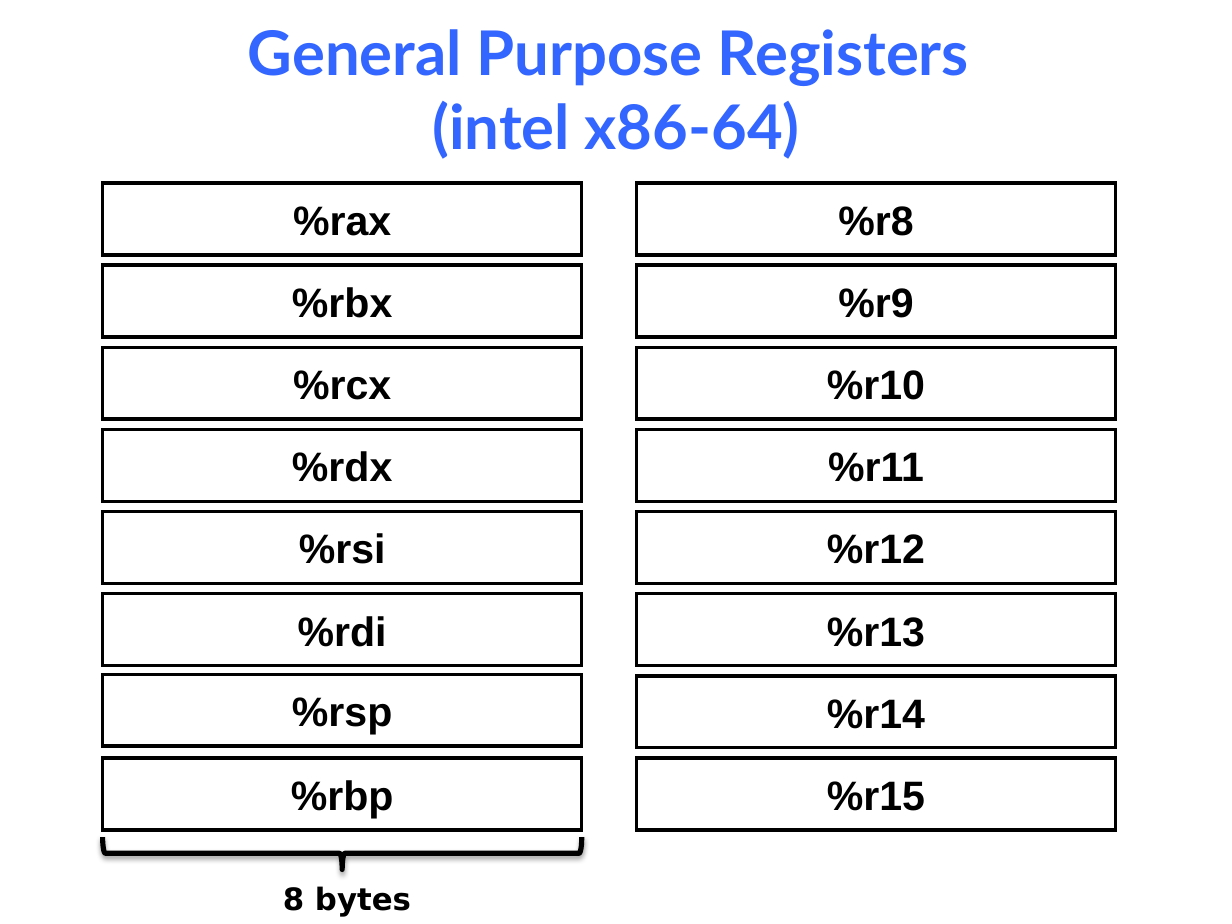
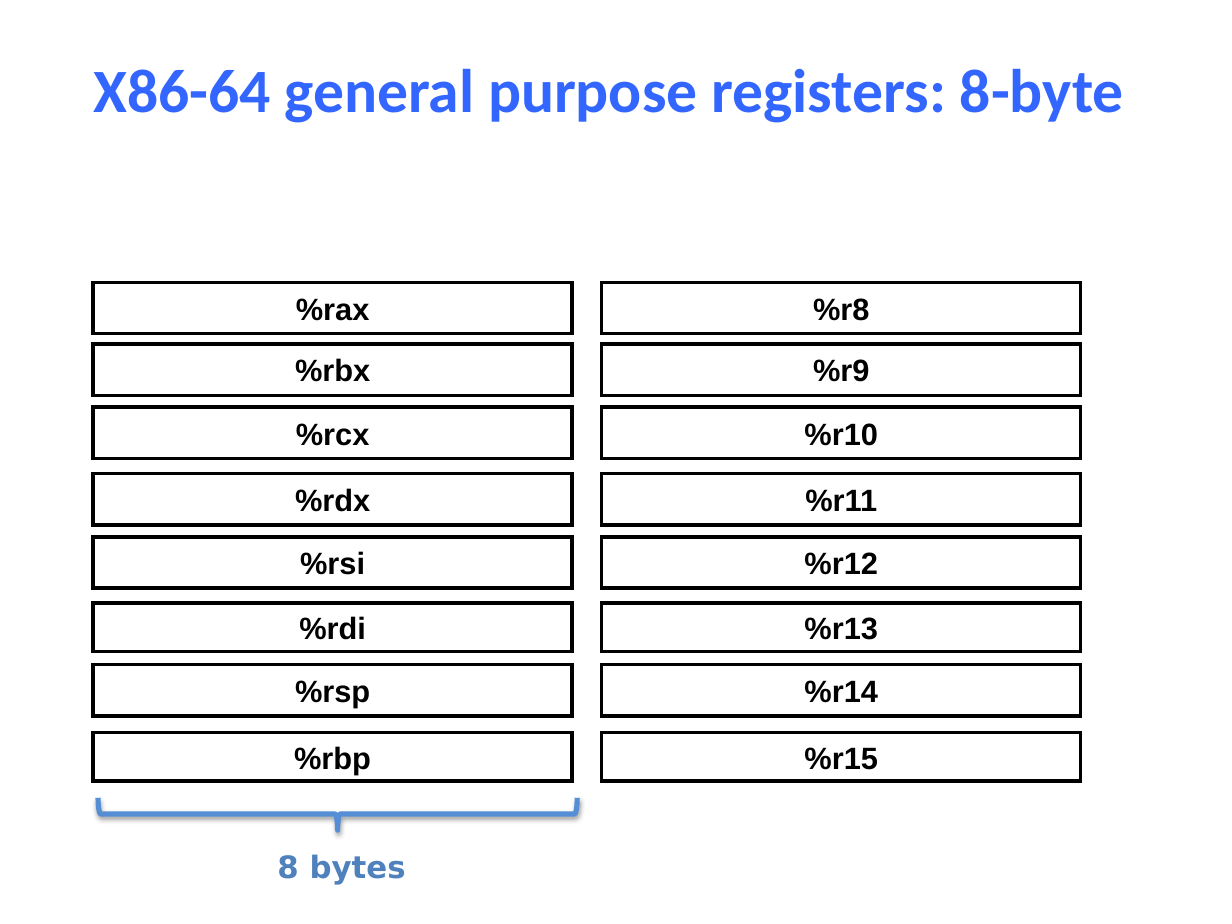
Before and after one commit to NYU-CSO/nyu-cso.github.io, a slide deck: slide 13 of notes/07-Machine_Basic.pptx (slide 14 before the commit). Drawn at 1232x924 pixels with LibreOffice and Linux fonts; fonts in the diff are those of the drawing. Boxes give left, top, right and bottom in pixels: in the first picture for what was removed or moved away, otherwise in the second. Text is boxed around its words. In the diff, an @@ line names an element or a change of style, - is before the commit and + after.

```diff
--- a/notes/07-Machine_Basic.pptx
+++ b/notes/07-Machine_Basic.pptx
@@ title at (93, 68, 1124, 123): text changed; font Lato to Calibri @@
-General Purpose Registers
-(intel x86-64)
+X86-64 general purpose registers: 8-byte
@@ rectangle "%rax": place and size @@
-rectangle "%rax" at (102, 184, 582, 255)
+rectangle "%rax" at (94, 282, 573, 334)
@@ size 24 to 18 pt in 16 elements at (94, 602, 573, 650), (94, 537, 573, 589), (94, 664, 573, 716), (94, 473, 573, 525), (94, 733, 573, 781), (94, 407, 573, 458), (94, 344, 573, 395), (94, 282, 573, 334), (601, 602, 1080, 650), (601, 537, 1080, 589), (601, 664, 1080, 716), (601, 473, 1080, 525), (601, 733, 1080, 781), (601, 407, 1080, 458), (601, 344, 1080, 395), (601, 282, 1080, 334) @@
@@ rectangle "%r8": place and size @@
-rectangle "%r8" at (637, 184, 1116, 255)
+rectangle "%r8" at (601, 282, 1080, 334)
@@ rectangle "%rbx": place and size @@
-rectangle "%rbx" at (102, 265, 582, 336)
+rectangle "%rbx" at (94, 344, 573, 395)
@@ rectangle "%r9": place and size @@
-rectangle "%r9" at (637, 265, 1116, 336)
+rectangle "%r9" at (601, 344, 1080, 395)
@@ rectangle "%rcx": place and size @@
-rectangle "%rcx" at (102, 347, 582, 419)
+rectangle "%rcx" at (94, 407, 573, 458)
@@ rectangle "%r10": place and size @@
-rectangle "%r10" at (637, 347, 1116, 419)
+rectangle "%r10" at (601, 407, 1080, 458)
@@ rectangle "%rdx": place and size @@
-rectangle "%rdx" at (102, 430, 582, 501)
+rectangle "%rdx" at (94, 473, 573, 525)
@@ rectangle "%r11": place and size @@
-rectangle "%r11" at (637, 430, 1116, 501)
+rectangle "%r11" at (601, 473, 1080, 525)
@@ rectangle "%rsi": place and size @@
-rectangle "%rsi" at (102, 511, 582, 583)
+rectangle "%rsi" at (94, 537, 573, 589)
@@ rectangle "%r12": place and size @@
-rectangle "%r12" at (637, 511, 1116, 583)
+rectangle "%r12" at (601, 537, 1080, 589)
@@ rectangle "%rdi": place and size @@
-rectangle "%rdi" at (102, 594, 582, 665)
+rectangle "%rdi" at (94, 602, 573, 650)
@@ rectangle "%r13": place and size @@
-rectangle "%r13" at (637, 594, 1116, 665)
+rectangle "%r13" at (601, 602, 1080, 650)
@@ rectangle "%rsp": place and size @@
-rectangle "%rsp" at (102, 674, 582, 745)
+rectangle "%rsp" at (94, 664, 573, 716)
@@ rectangle "%r14": place and size @@
-rectangle "%r14" at (637, 676, 1116, 748)
+rectangle "%r14" at (601, 664, 1080, 716)
@@ rectangle "%rbp": place and size @@
-rectangle "%rbp" at (102, 758, 582, 829)
+rectangle "%rbp" at (94, 733, 573, 781)
@@ rectangle "%r15": place and size @@
-rectangle "%r15" at (637, 758, 1116, 829)
+rectangle "%r15" at (601, 733, 1080, 781)
@@ left brace: place and size @@
-left brace at (103, 837, 582, 869)
+left brace at (98, 798, 577, 830)
@@ left brace at (98, 798, 577, 830): outline #000000 3 pt to #558ED5 3 pt @@
@@ text "8 bytes": place and size @@
-text "8 bytes" at (283, 886, 411, 917)
+text "8 bytes" at (277, 854, 406, 885)
@@ text "8 bytes" at (277, 854, 406, 885): text colour #000000 to #4F81BD @@
```
Also in this commit, not shown: 47 other slides changed, 3 slides added, 12 slides removed, 1 other file.
